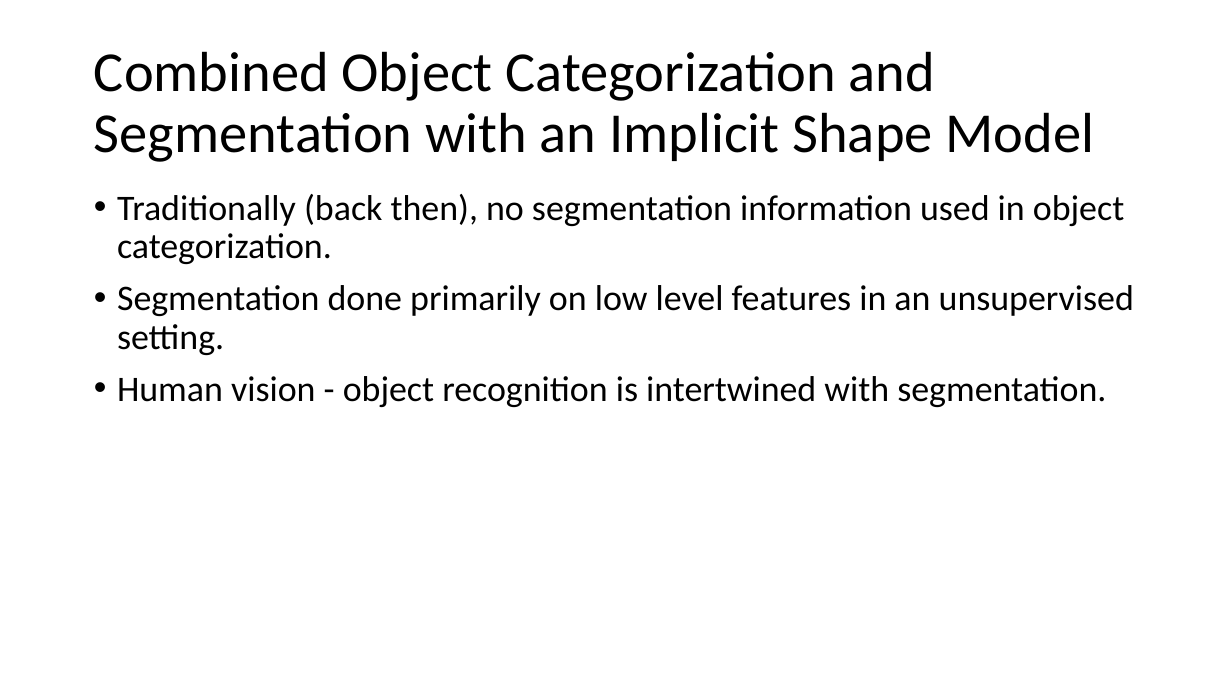
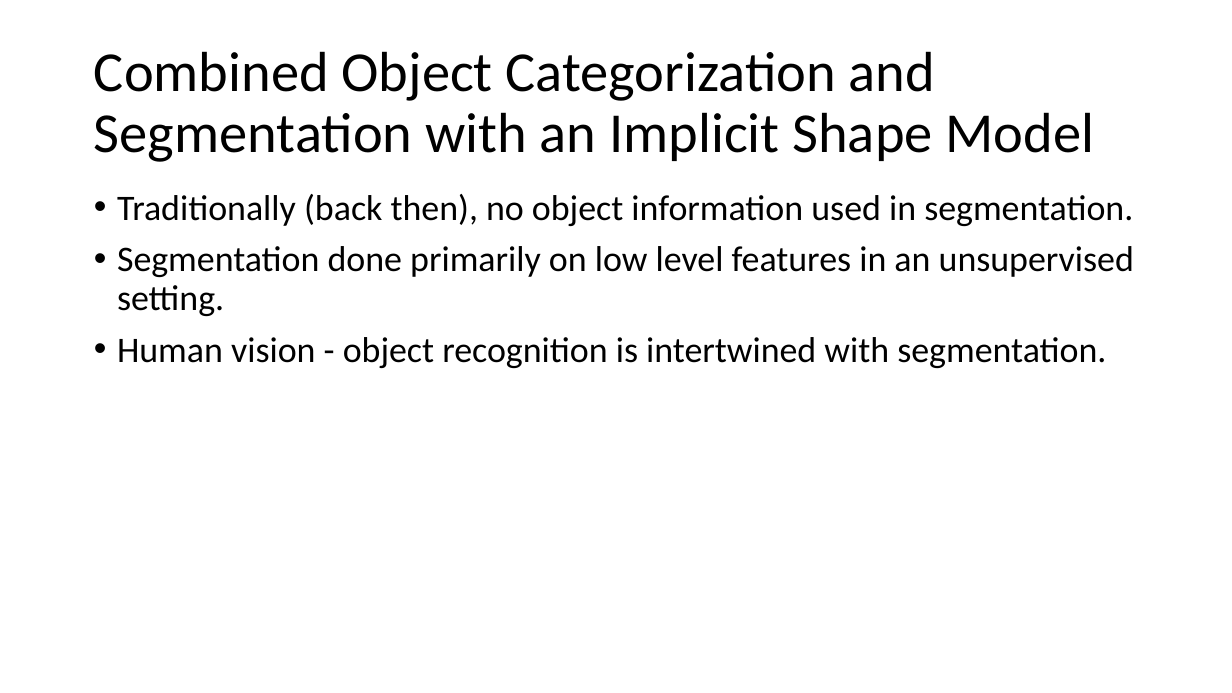
Before and after one commit to indivisibleatom/lectureNotes, a slide deck: slide 2 of sources/Leibe_Categorize_Segment.pptx. Drawn at 1232x693 pixels with LibreOffice and Linux fonts; fonts in the diff are those of the drawing. Boxes give left, top, right and bottom in pixels: in the first picture for what was removed or moved away, otherwise in the second. Text is boxed around its words. In the diff, an @@ line names an element or a change of style, - is before the commit and + after.

```diff
--- a/sources/Leibe_Categorize_Segment.pptx
+++ b/sources/Leibe_Categorize_Segment.pptx
@@ text at [117,194,1133,226]: text changed @@
-• Traditionally (back then), no segmentation information used in object categorization.
+• Traditionally (back then), no object information used in segmentation.
```
Also in this commit, not shown: 1 other file.
